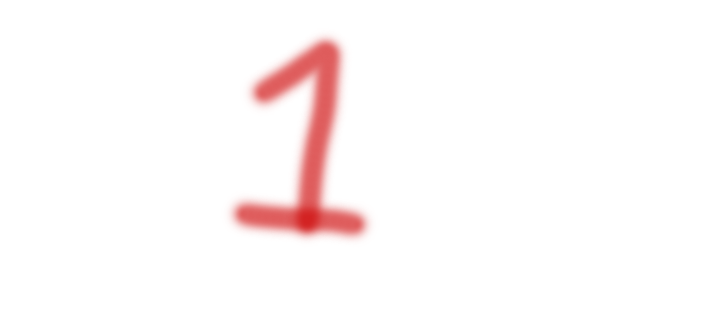
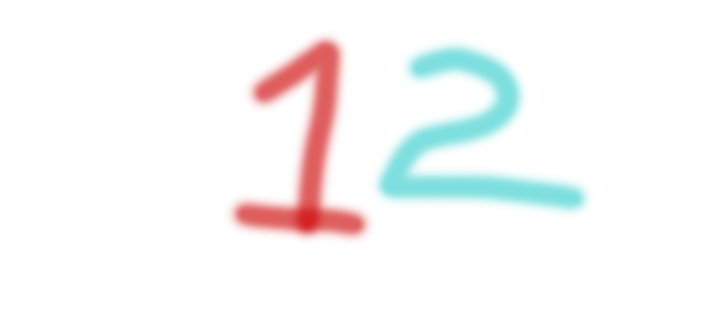
Before/after of a 703x320 layered artwork. What changed in the layer stack:
added layer "圖層 2" above "圖層 1" over [370, 38, 594, 218]
